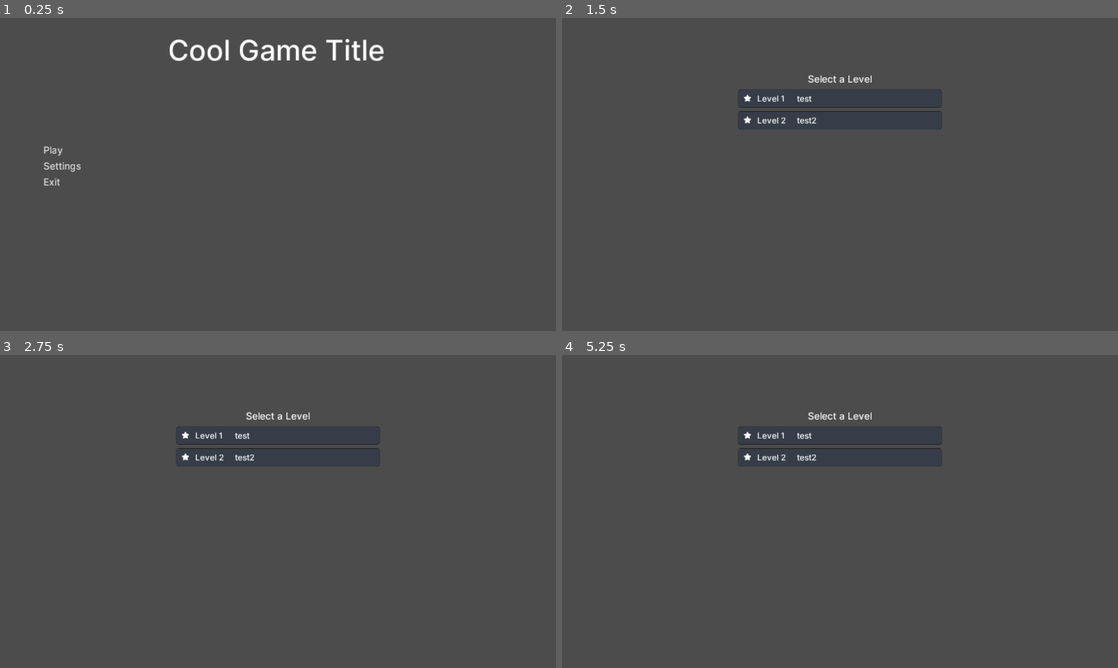
Above: before the commit, frames 1-4 (two rows, left to right).
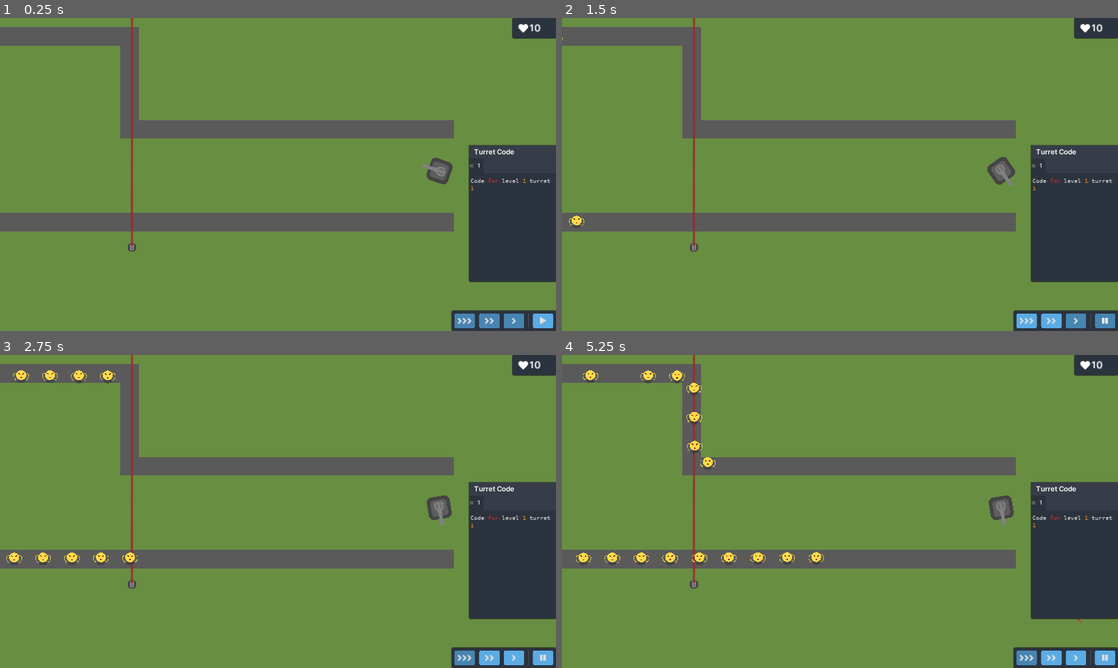
Above: after the commit, the same moments.

Repository: Latiang/tower-defense-godot
Game: Godot game, scene res://objects/Main.tscn
Same seed, same stepped clock (60 frames per second), same inputs: the game is played once before the commit and once after it.
Inputs (mouse positions are in pixels of both pictures, inside the frame that each line leads up to):
- Up to frame 1 (0.25 s): no input
- Up to frame 2 (1.5 s): click (623, 149) at 0.5 s, where only the run before the commit has a clickable "Play"; click (1106, 321) at 1.25 s, where only the run after the commit has a clickable ""
- Up to frame 3 (2.75 s): click (467, 658) at 2 s, where only the run after the commit has a clickable ""
- Up to frame 4 (5.25 s): click (1051, 658) at 2.75 s, where only the run after the commit has a clickable ""; click (1073, 658) at 3.5 s, where only the run after the commit has a clickable ""; click (1106, 658) at 4.25 s, where only the run after the commit has a clickable ""; click (1029, 658) at 5 s, where only the run after the commit has a clickable ""

The runs differ from the first frame. In frame 1, 88% of the frame differs, in the area x 0-100%, y 0-100%; in frame 2, 89%; in frame 3, 90%; in frame 4, 90%.

Commit message:
Improve code interpreter

Diff:
--- a/src/objects/CodeInterpreter.gd
+++ b/src/objects/CodeInterpreter.gd
@@ -1,18 +1,7 @@
 extends Node
 
 
-
-var code_source = """
-while a >    5
-	print("hye")
-	lalala = 7
-	if apa
-		while apa
-			eat food
-a = 5
-while b > 5
-	print a
-"""
+var code_source
 
 class CodeLine:
 	extends Reference
@@ -24,28 +13,14 @@
 		self.indent_size = indent_size
 		self.line = line
 
-
-class NextStatement:
-	"""Determines the next statement"""
-	var conditional
-	var statement
-	var condition
-	var conditional_statement
-
-	func _init(statement, conditional_statement = null, condition = ""):
-		self.statement = statement
-		if conditional_statement:
-			self.conditional = true
-		else:
-			self.conditional = false
-		self.conditional_statement = conditional_statement
-		self.condition = condition
-
-	func access_index():
-		if conditional:
-			pass
-		else:
-			return statement
+var operators
+
+func _add(lhs, rhs):
+	return lhs + rhs
+
+func _print(val):
+	print(val)
+	return 0
 
 
 class Statement:
@@ -54,23 +29,139 @@
 	func _init():
 		pass
 
-	func run(scope):
+	func run(scope, operators):
 		pass
 
 	func string(start_string = ""):
 		pass
+
+	func compile(operators):
+		pass
+
+class BinaryOperator:
+	"""Represents a binary operator"""
+	var function
+	var syntax
+	var priority
+
+	func _init(function_in, syntax_in, priority_in):
+		"""Creates a binary operator. syntax is a string that exactly matches
+		the syntax of the operator ie '+' or 'and'. function is the behaviour
+		of the operator and must take 2 arguments. Priority is used for order of
+		operators and should be an int. Higher number means higher priority"""
+		self.function = function_in
+		self.syntax = syntax_in
+		self.priority = priority_in
+
+	func identify_operator(text, index):
+		"""Checks if this operator starts at the specified index. If so the
+		length of the index is returned. Otherwise 0"""
+		var result = true
+		var offset = 0
+		while true:
+			if offset >= len(self.syntax):
+				return true
+			elif offset + index >= len(text):
+				return false
+			elif self.syntax[offset] != text[offset + index]:
+				return false
+			offset += 1
+
+	func evaluate(lhs, rhs):
+		return self.function.call_func(lhs, rhs)
+
+
+class UnaryOperator:
+	"""Represents a unary operator"""
+	var function
+	var syntax
+	var priority
+
+	func _init(function_in, syntax_in, priority_in):
+		"""Creates a unary operator. syntax is a string that exactly matches
+		the syntax of the operator ie '+' or 'and'. function is the behaviour
+		of the operator and must take 1 argument. Priority is used for order of
+		operators and should be an int. Higher number means higher priority"""
+		self.function = function_in
+		self.syntax = syntax_in
+		self.priority = priority_in
+
+	func identify_operator(text, index):
+		"""Checks if this operator starts at the specified index. If so the
+		length of the index is returned. Otherwise 0"""
+		var result = true
+		var offset = 0
+		while true:
+			if offset >= len(self.syntax):
+				return true
+			elif offset + index >= len(text):
+				return false
+			elif self.syntax[offset] != text[offset + index]:
+				return false
+			offset += 1
+
+	func evaluate(value):
+		"""Evaluates the operator"""
+		return self.function.call_func(value)
 
 
 class Evaluatable:
 	"""Represents an expression with a determinable value"""
 	extends Statement
 	var expression
+	var expressions
+	var operator_order
+	var compiled
+
 
 	func _init(text):
 		self.expression = text
-
-	func run(scope):
-		pass
+		self.compiled = false
+
+	func _compile(operators):
+		var text = self.expression
+		self.expressions = []
+		var string_stor = ""
+		var index = 0
+		while index  < len(text):
+			var offset = 0
+			for operator in operators:
+				offset = operator.identify_operator(text, index)
+				if offset:
+					self.expressions.push_back(string_stor)
+					string_stor = ""
+					self.operator_order.push_back(operator)
+					index += offset
+					break
+			if offset == 0:
+				if text[index] != " ":
+					string_stor += text[index]
+				index += 1
+		if string_stor != "":
+			self.expressions.push_back(string_stor)
+
+	func run(scope, operators):
+		if not self.compiled:
+			self.compile(operators)
+		var working_expressions = self.expressions.duplicate()
+		var working_operators = self.operator_order.duplicate()
+		for index in range(len(working_expressions)):
+			if working_expressions[index] in scope:
+				working_expressions[index] = scope[working_expressions[index]]
+			elif '.' in working_expressions[index]:
+				working_expressions[index] = float(working_expressions[index])
+			else:
+				working_expressions[index] = int(working_expressions[index])
+		for operator in operators:
+			var priority = operator.priority
+			var index = 0
+			while index < len(working_operators):
+				var op = working_operators[index]
+				if op.priority == priority:
+					if typeof(op) == typeof(BinaryOperator):
+						working_expressions[index] = op.evaluate(working_expressions[index], working_expressions[index + 1])
+						working_expressions.remove(index + 1)
+						working_operators.remove(index)
 
 	func string(start_string = ""):
 		return start_string + expression
@@ -85,8 +176,8 @@
 		self.lhs = lhs
 		self.rhs = Evaluatable.new(rhs)
 
-	func run(scope):
-		scope[self.lhs] = rhs.run(scope)
+	func run(scope, operators):
+		scope[self.lhs] = rhs.run(scope, operators)
 
 	func string(start_string = ""):
 		return start_string + lhs + " = " + rhs.string()
@@ -106,12 +197,12 @@
 			self.end_action = null
 		self.code = code
 
-	func run(scope):
-		while condition.run(scope):
+	func run(scope, operators):
+		while condition.run(scope, operators):
 			for line in code:
-				line.run(scope)
+				line.run(scope, operators)
 			if end_action != null:
-				end_action.run(scope)
+				end_action.run(scope, operators)
 
 	func string(start_string = ""):
 		var text = start_string + "while " + condition.string() + "\n"
@@ -132,11 +223,11 @@
 		self.code = code
 		self.condition = Evaluatable.new(condition)
 
-	func run(scope):
-		if condition.run(scope) and (expected_if_state == null
-				or expected_if_state == scope["_if_state"]):
+	func run(scope, operators):
+		if ((expected_if_state == null or expected_if_state == scope["_if_state"])
+				and condition.run(scope, operators)):
 			for line in code:
-				line.run(scope)
+				line.run(scope, operators)
 			scope["_if_state"] = 1
 		elif expected_if_state != null:
 			scope["_if_state"] = 0
@@ -256,19 +347,33 @@
 			rhs = rhs.substr(0, len(rhs) - 1)
 			statements.append(Assignment.new(lhs, rhs))
 		else:	#Raw expression
-			var next_statement = NextStatement.new(index + 1)
 			statements.append(Evaluatable.new(line))
 		index += 1
 	return statements
 
+func operator_cmp(lhs, rhs):
+	return (lhs.priority >= rhs.priority)
 
 func _ready():
-	pass
-
+	operators = []
+	operators.push_back(BinaryOperator.new(funcref(self, "_add"), "+", 10))
+	operators.push_back(UnaryOperator.new(funcref(self, "_print"), " print ", 1000))
+	operators.sort_custom(self, "operator_cmp")
 # Run the code
 func run():
 	# Generate code from source, preferably
 	# expressions that link to new expressions
+	code_source = """
+while a >    5
+	print("hye")
+	lalala = 7
+	if apa
+		while apa
+			eat food
+a = 5
+while b > 5
+	print a
+"""
 	var lines = _lines_from_source()
 	var statements = _statements_from_lines(lines)
 	for statement in statements:
--- a/src/objects/Main.tscn
+++ b/src/objects/Main.tscn
@@ -7,6 +7,8 @@
 
 [node name="Main" type="Node"]
 script = ExtResource( 3 )
+debug_main_menu_override = true
+debug_tick_interpreter_once = true
 
 [node name="LevelManager" type="Node" parent="."]
 script = ExtResource( 2 )
--- a/src/saves/save1.json
+++ b/src/saves/save1.json
@@ -1 +1 @@
-{"levels":[{"description":"test","file":"TestLevel1","status":3,"turret_code":["Code for level 1 turret 1\nFUCK YEAH!!!!!!!!"]},{"description":"test2","file":"TestLevel2","status":3,"turret_code":["Code for level 2 turret 1","Code for level 2 turret 2"]}]}
+{"levels":[{"description":"test","file":"TestLevel1","status":2,"turret_code":["Code for level 1 turret 1\n"]},{"description":"test2","file":"TestLevel2","status":3,"turret_code":["Code for level 2 turret 1","Code for level 2 turret 2"]}]}
